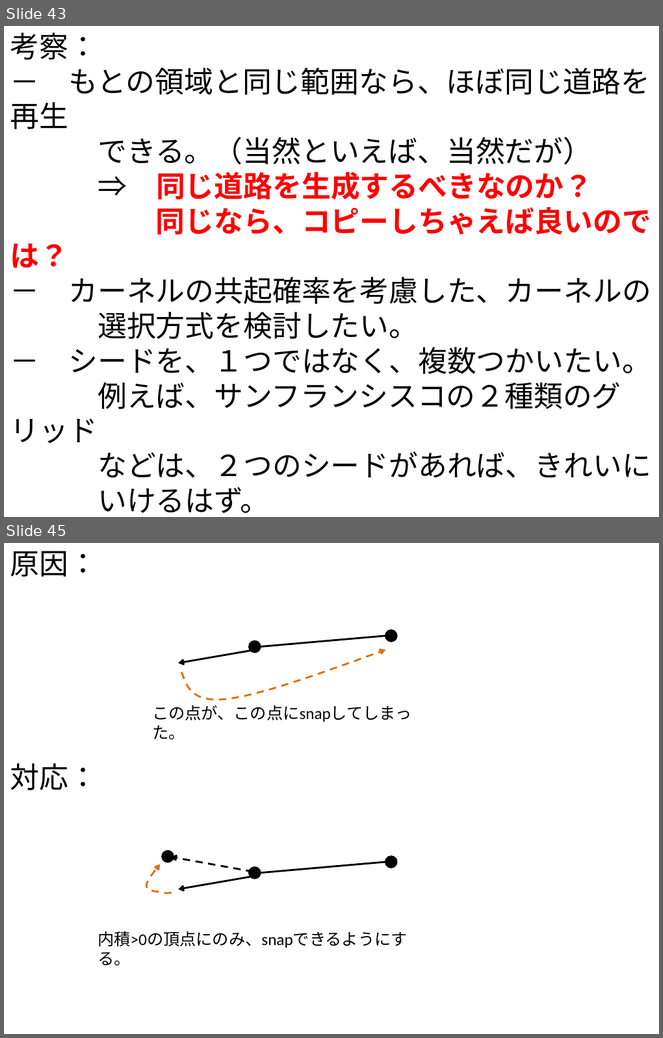
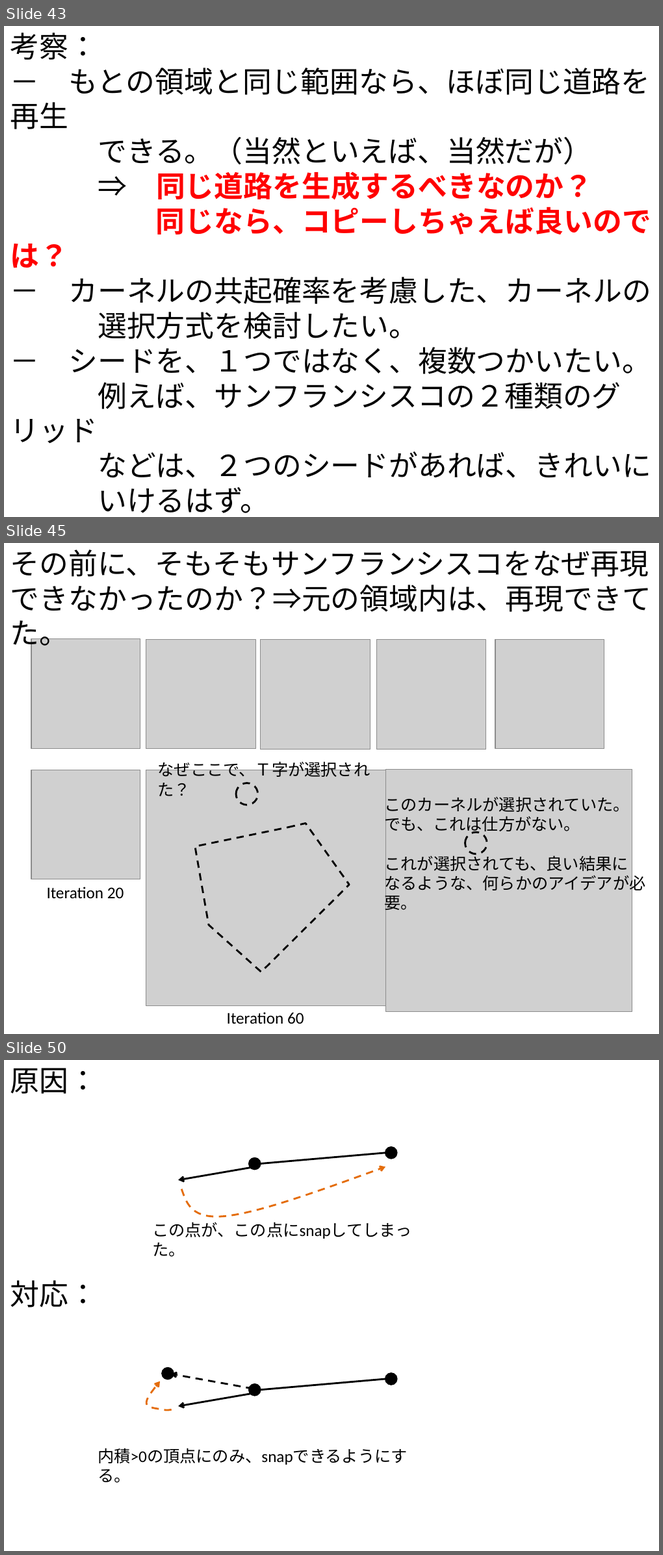
Before and after one commit to gnishida/RoadDesigner, a slide deck: RoadDesigner.pptx. Shown one above the other, each under a label of ours: slides 43 and 45 before the commit, slides 43, 45 and 50 after it; the slides between them are not shown. The pictures are 663x1038 and 663x1555 pixels, drawn with LibreOffice and Linux fonts; fonts in the diff are those of the drawing; grey boxes stand for pictures. Boxes give left, top, right and bottom in pixels: in the first picture for what was removed or moved away, otherwise in the second. Text is boxed around its words. In the diff, an @@ line names an element or a change of style, - is before the commit and + after.

```diff
--- a/RoadDesigner.pptx
+++ b/RoadDesigner.pptx
@@ slide 45 added at [4, 543, 659, 1034], background #FFFFFF @@
@@ text added at [10, 549, 651, 612], 32 pt, text #000000 @@
+その前に、そもそもサンフランシスコをなぜ再現できなかったのか？⇒元の領域内は、再現できてた。
@@ picture added at [31, 639, 141, 749] @@
@@ picture added at [146, 640, 256, 749] @@
@@ picture added at [261, 640, 371, 750] @@
@@ picture added at [377, 640, 486, 750] @@
@@ picture added at [495, 640, 604, 749] @@
@@ picture added at [31, 771, 141, 879] @@
@@ picture added at [146, 770, 387, 1006] @@
@@ text added at [158, 759, 371, 777], 18 pt, text #000000 @@
+なぜここで、Ｔ字が選択された？
@@ picture added at [386, 769, 632, 1012] @@
@@ ellipse added at [236, 783, 258, 805], outline #000000 2 pt dashed @@
@@ text added at [385, 794, 646, 893], 18 pt, text #000000 @@
+このカーネルが選択されていた。
+でも、これは仕方がない。
+これが選択されても、良い結果に
+なるような、何らかのアイデアが必要。
@@ freeform shape added at [195, 823, 349, 972], outline #000000 2 pt dashed @@
@@ ellipse added at [466, 833, 487, 854], outline #000000 2 pt dashed @@
@@ text added at [47, 887, 124, 899], 18 pt, text #000000 @@
+Iteration 20
@@ text added at [227, 1012, 304, 1025], 18 pt, text #000000 @@
+Iteration 60
@@ what was slide 45 is now slide 50 @@
```
Also in this commit, not shown: 1 slide changed, 4 other slides added, 29 other files.
